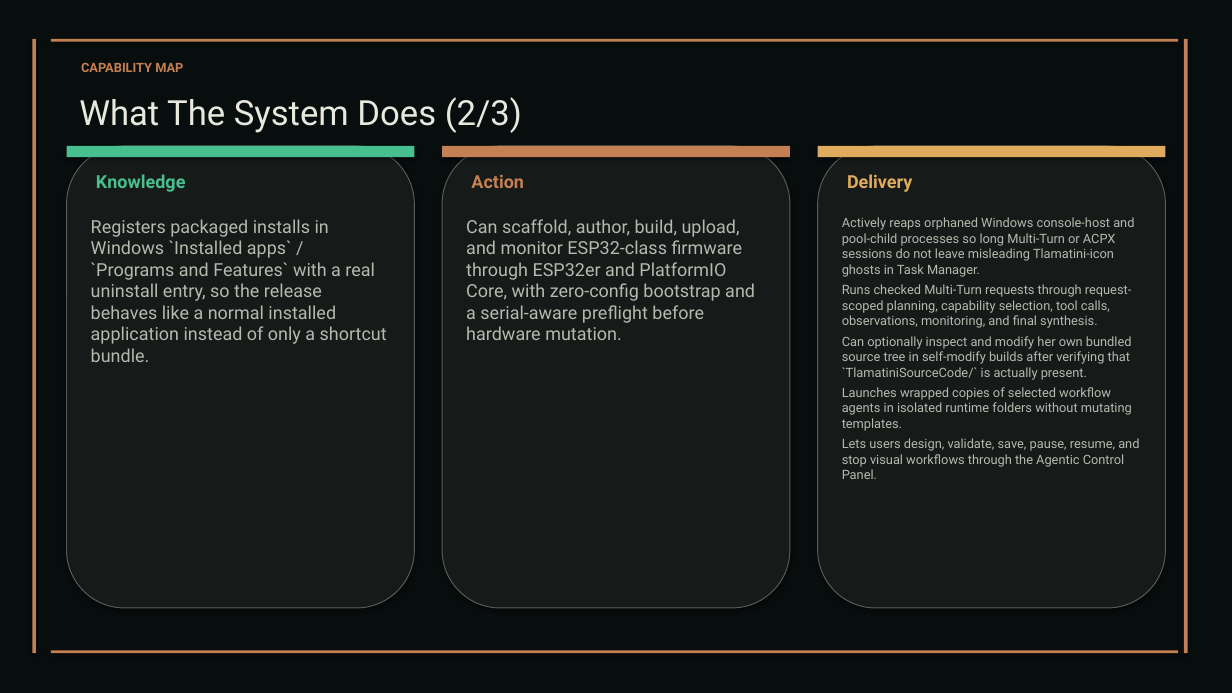
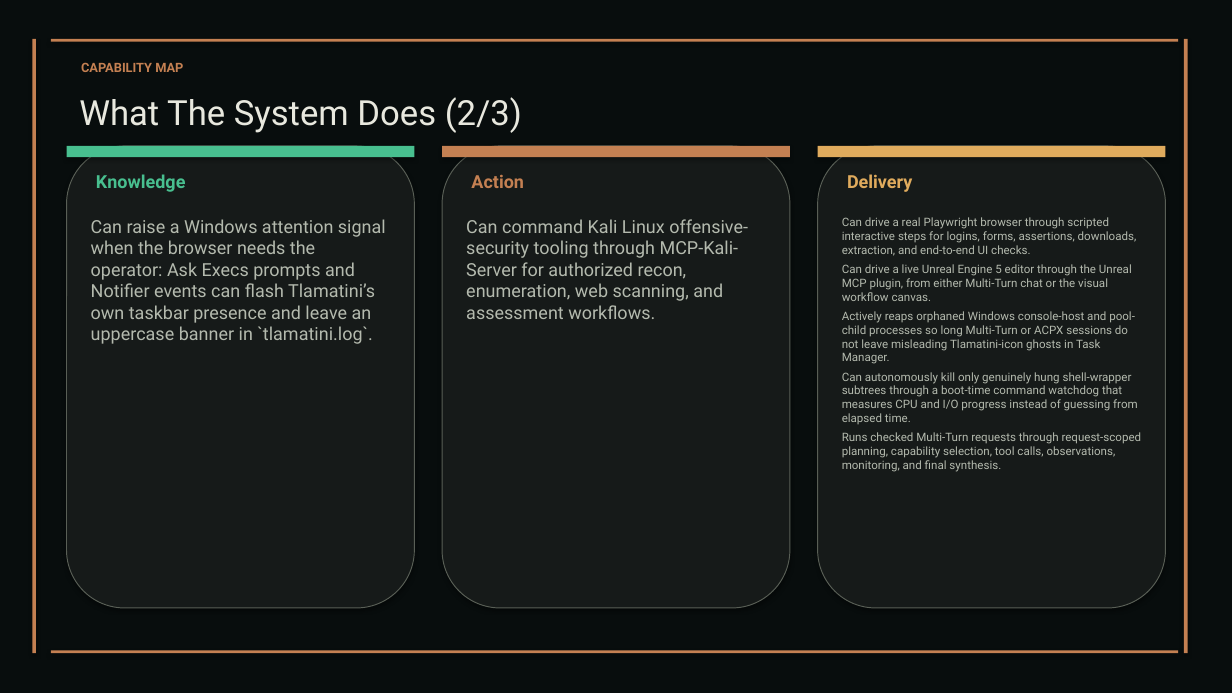
Before and after one commit to XAIHT/web-app, a slide deck: slide 4 of Tlamatini_eXtended_Artificial_Intelligence_Humanly_Tempered.pptx. Drawn at 1232x693 pixels with LibreOffice and Linux fonts; fonts in the diff are those of the drawing. Boxes give left, top, right and bottom in pixels: in the first picture for what was removed or moved away, otherwise in the second. Text is boxed around its words. In the diff, an @@ line names an element or a change of style, - is before the commit and + after.

Commit message:
Updating to 1.19.5, by Tlamatini's-AutoBot.

```diff
--- a/Tlamatini_eXtended_Artificial_Intelligence_Humanly_Tempered.pptx
+++ b/Tlamatini_eXtended_Artificial_Intelligence_Humanly_Tempered.pptx
@@ text at [91,219,386,344]: text changed @@
-Registers packaged installs in Windows `Installed apps` / `Programs and Features` with a real uninstall entry, so the release behaves like a normal installed application instead of only a shortcut bundle.
+Can raise a Windows attention signal when the browser needs the operator: Ask Execs prompts and Notifier events can flash Tlamatini’s own taskbar presence and leave an uppercase banner in `tlamatini.log`.
@@ text at [466,219,748,319]: text changed @@
-Can scaffold, author, build, upload, and monitor ESP32-class firmware through ESP32er and PlatformIO Core, with zero-config bootstrap and a serial-aware preflight before hardware mutation.
+Can command Kali Linux offensive-security tooling through MCP-Kali-Server for authorized recon, enumeration, web scanning, and assessment workflows.
@@ text at [842,217,1137,301]: paragraphs added @@
+Can drive a real Playwright browser through scripted interactive steps for logins, forms, assertions, downloads, extraction, and end-to-end UI checks.
+Can drive a live Unreal Engine 5 editor through the Unreal MCP plugin, from either Multi-Turn chat or the visual workflow canvas.
@@ text at [842,311,1142,472]: size 10 to 9 pt in "Actively reaps orphaned Windows console-host and pool-child ...", "Runs checked Multi-Turn requests through request-scoped plan ..." @@
@@ text at [842,336,1139,479]: paragraphs removed @@
-Can optionally inspect and modify her own bundled source tree in self-modify builds after verifying that `TlamatiniSourceCode/` is actually present.
-Launches wrapped copies of selected workflow agents in isolated runtime folders without mutating templates.
-Lets users design, validate, save, pause, resume, and stop visual workflows through the Agentic Control Panel.
@@ text at [842,372,1138,424]: paragraph added @@
+Can autonomously kill only genuinely hung shell-wrapper subtrees through a boot-time command watchdog that measures CPU and I/O progress instead of guessing from elapsed time.
```
Also in this commit, not shown: 56 other slides changed, 6 slides added, 9 other files.
